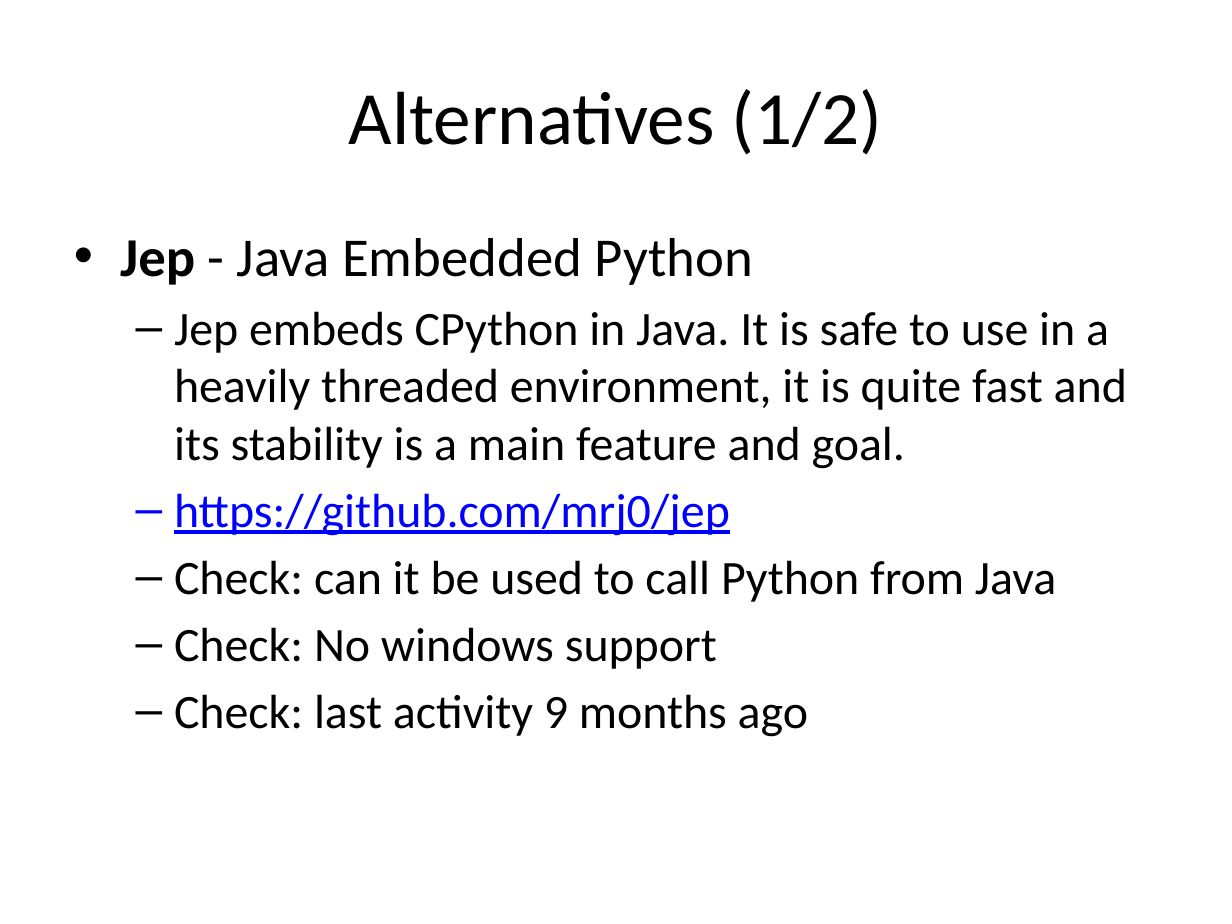
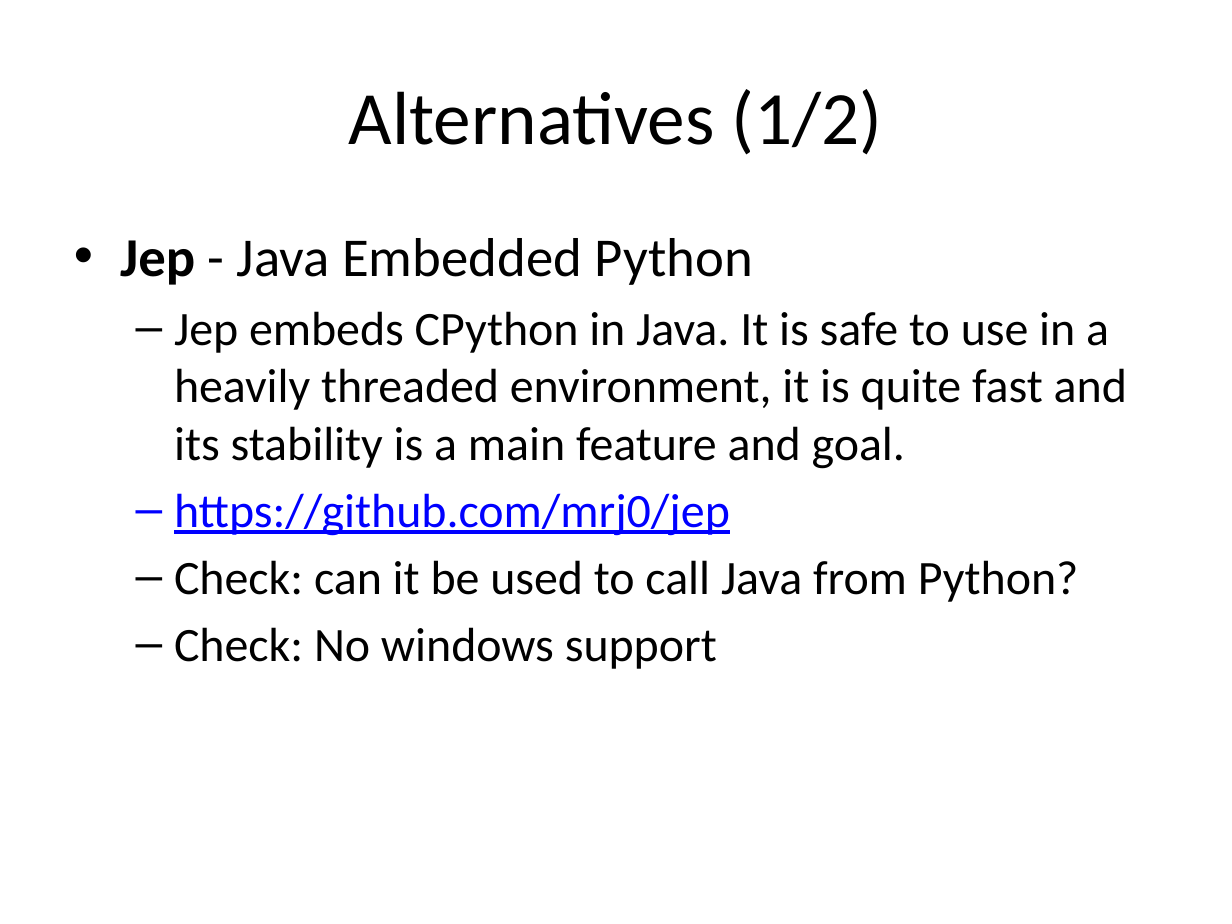
Before and after one commit to bcdev/beam-extapi, a slide deck: slide 20 of docs/beam-extapi.pptx (slide 19 before the commit). Drawn at 1232x924 pixels with LibreOffice and Linux fonts; fonts in the diff are those of the drawing. Boxes give left, top, right and bottom in pixels: in the first picture for what was removed or moved away, otherwise in the second. Text is boxed around its words. In the diff, an @@ line names an element or a change of style, - is before the commit and + after.

```diff
--- a/docs/beam-extapi.pptx
+++ b/docs/beam-extapi.pptx
@@ text at (x1=174, y1=560, x2=1078, y2=602): text changed @@
-  – Check: can it be used to call Python from Java
+  – Check: can it be used to call Java from Python?
@@ text at (x1=174, y1=694, x2=808, y2=737): paragraph removed @@
-  – Check: last activity 9 months ago
```
Also in this commit, not shown: 4 other slides changed, 1 slide added.
